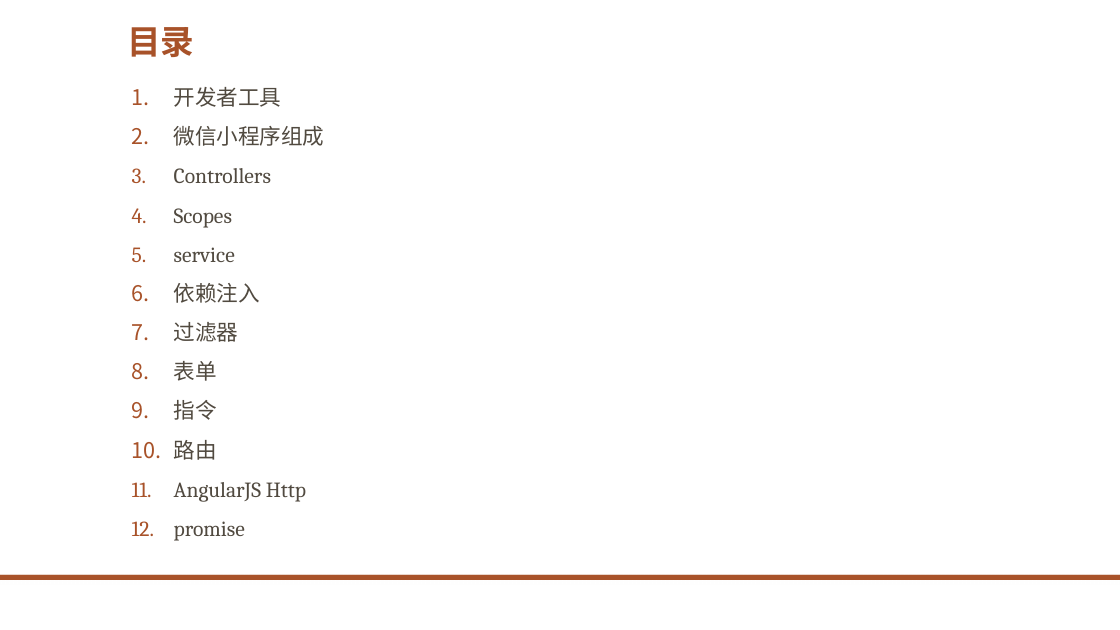
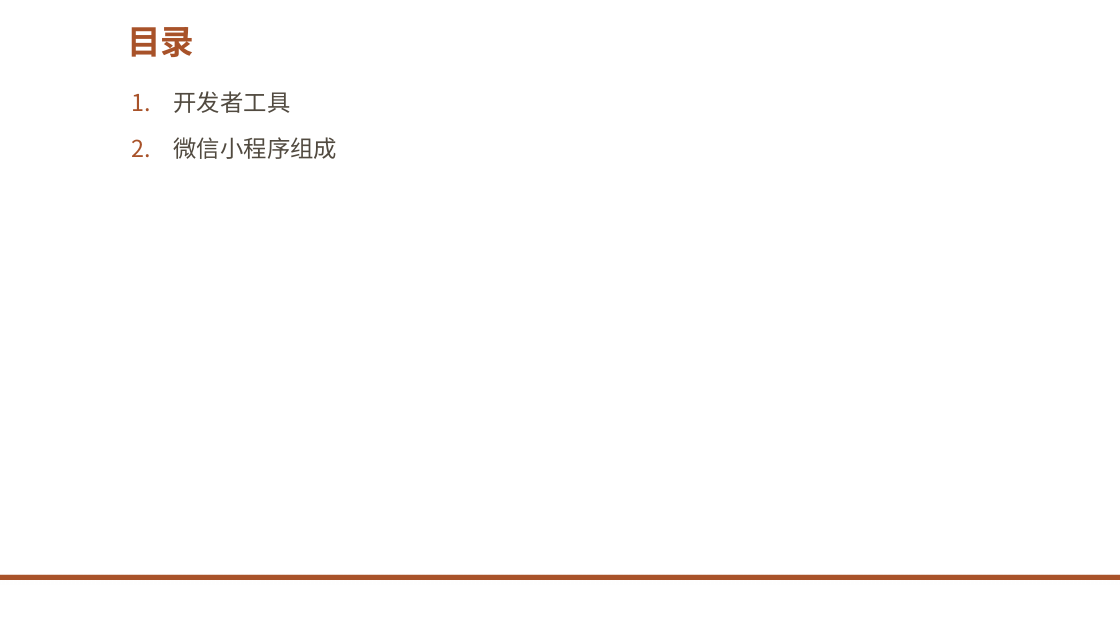
Before and after one commit to eventao/courseware, a slide deck: slide 2 of ppt/微信小程序/微信小程序.pptx. Drawn at 1120x630 pixels with LibreOffice and Linux fonts; fonts in the diff are those of the drawing; background and template pictures are left out. Boxes give left, top, right and bottom in pixels: in the first picture for what was removed or moved away, otherwise in the second. Text is boxed around its words. In the diff, an @@ line names an element or a change of style, - is before the commit and + after.

```diff
--- a/ppt/微信小程序/微信小程序.pptx
+++ b/ppt/微信小程序/微信小程序.pptx
@@ text "开发者工具" at [174, 91, 338, 159]: size 18.5 to 20 pt; line spacing 0.7 to 0.9 @@
@@ text at [174, 168, 306, 541]: paragraphs removed @@
-3. Controllers
-4. Scopes
-5. service
-6. 依赖注入
-7. 过滤器
-8. 表单
-9. 指令
-10. 路由
-11. AngularJS Http
-12. promise
```
Also in this commit, not shown: 1 other slide changed.
